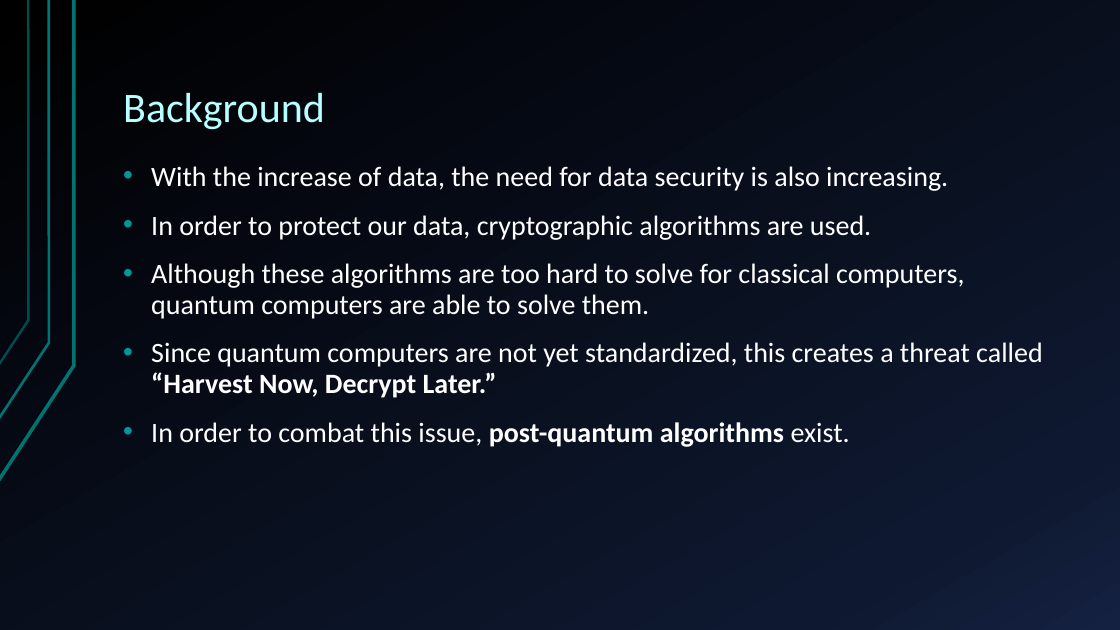
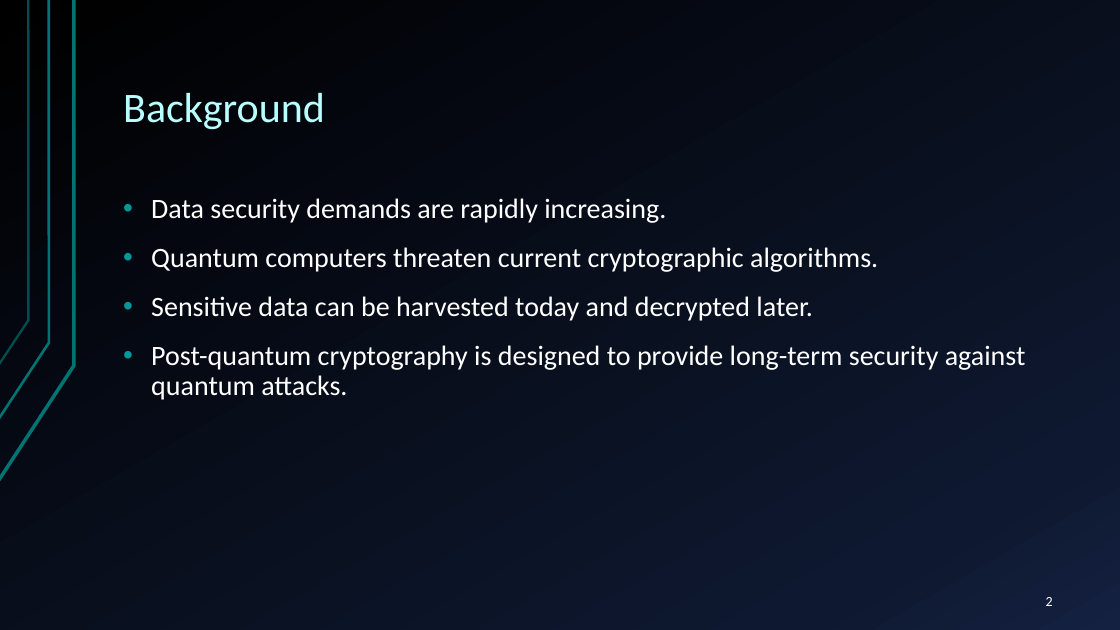
Before and after one commit to AbdulAhad36/dilithium-hp-hw, a slide deck: slide 2 of docs/report/midyear-evalutaion-presentation.pptx. Drawn at 1120x630 pixels with LibreOffice and Linux fonts; fonts in the diff are those of the drawing. Boxes give left, top, right and bottom in pixels: in the first picture for what was removed or moved away, otherwise in the second. Text is boxed around its words. In the diff, an @@ line names an element or a change of style, - is before the commit and + after.

Commit message:
docs: add post-midyear verification plans and evaluation assets

```diff
--- a/docs/report/midyear-evalutaion-presentation.pptx
+++ b/docs/report/midyear-evalutaion-presentation.pptx
@@ text at [151,198,1026,400]: text changed @@
-• With the increase of data, the need for data security is also increasing.
-• In order to protect our data, cryptographic algorithms are used.
-• Although these algorithms are too hard to solve for classical computers, quantum computers are able to solve them.
-• Since quantum computers are not yet standardized, this creates a threat called “Harvest Now, Decrypt Later.”
-• In order to combat this issue, post-quantum algorithms exist.
+• Data security demands are rapidly increasing.
+• Quantum computers threaten current cryptographic algorithms.
+• Sensitive data can be harvested today and decrypted later.
+• Post-quantum cryptography is designed to provide long-term security against quantum attacks.
@@ page number added at [1046,597,1053,606], 12 pt, text #FFFFFF @@
+2
```
Also in this commit, not shown: 16 other slides changed, 2 slides added, 1 slide removed, 9 other files.
